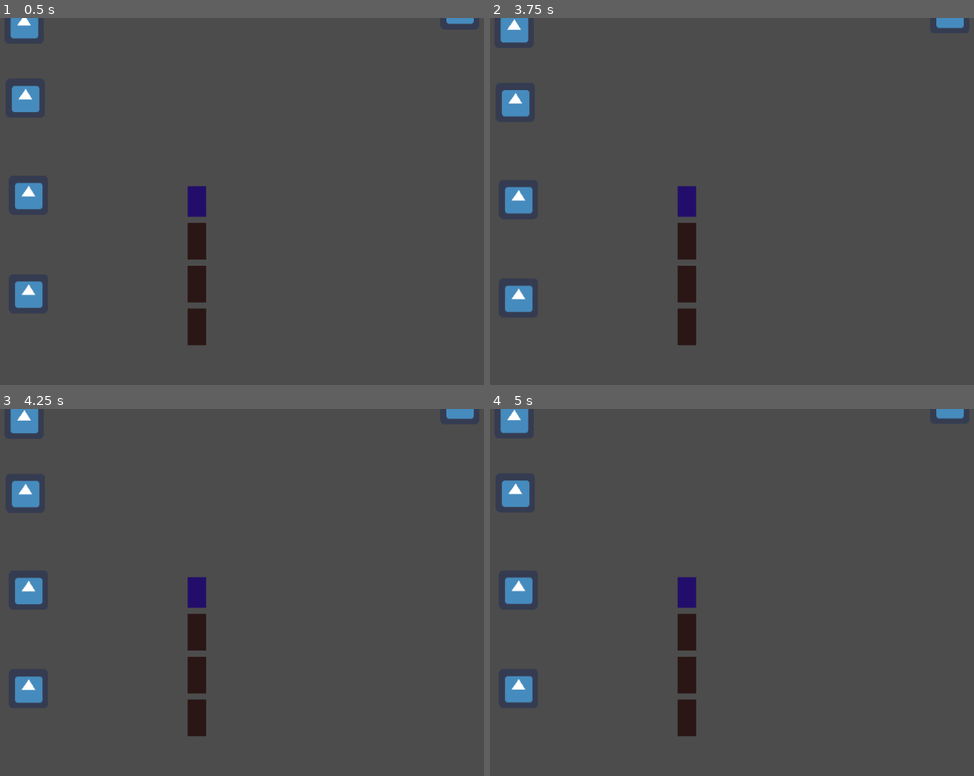
Above: before the commit, frames 1-4 (two rows, left to right).
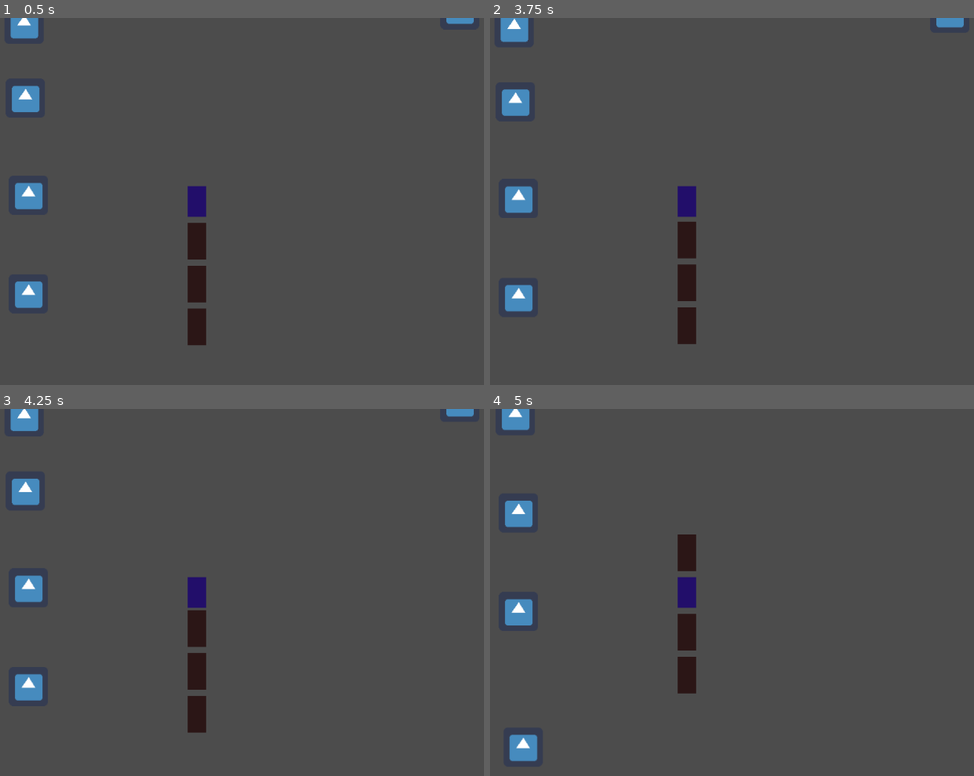
Above: after the commit, the same moments.

Repository: MunozChristian110/TrainGamePrototype
Game: Godot game, scene res://ConsistTestingGround.tscn
Same seed, same stepped clock (60 frames per second), same inputs: the game is played once before the commit and once after it. The project has no main scene, so this scene is started directly. The engine's default icon, where the game draws it, is replaced by a stand-in: a white triangle on a blue panel in a dark square.
Inputs (mouse positions are in pixels of both pictures, inside the frame that each line leads up to):
- Up to frame 1 (0.5 s): no input
- Up to frame 2 (3.75 s): tap Enter at 0.5 s; hold Up (ui_up) 0.53-1.28 s; click (688, 201) at 0.6 s; move the mouse to (688, 241) at 1.27 s; hold Down (ui_down) 1.28-2.03 s; click (688, 241) at 1.35 s; move the mouse to (688, 282) at 2.02 s; hold Up (ui_up) 2.03-3.53 s; click (688, 282) at 2.1 s; tap Space at 2.75 s; move the mouse to (688, 326) at 2.77 s; click (688, 326) at 2.85 s; move the mouse to (877, 256) at 3.52 s; hold Left (ui_left) from 3.53 s (still down); click (877, 256) at 3.6 s
- Up to frame 3 (4.25 s): keep holding Left (ui_left)
- Up to frame 4 (5 s): keep holding Left (ui_left); move the mouse to (499, 537) at 4.27 s; click (499, 537) at 4.35 s

Frame 1 is identical in both runs. In frame 2, 0.3% of the frame differs, in the area x 2-98%, y 0-90%; in frame 3, 0.8%; in frame 4, 3.3%, in the area x 2-98%, y 0-96%.

Commit message:
Added Consist Connecting Methods

Diff:
--- a/ConsistTestingGround.gd
+++ b/ConsistTestingGround.gd
@@ -4,6 +4,9 @@
 var loco_scene = preload("res://TrainCars/Locomotive.tscn")
 var cargo_scene = preload("res://TrainCars/Cargo.tscn")
 var car_scene = preload("res://TrainCars/Car.tscn")
+#var consists = []
+var consist_a = null
+var consist_b = null
 
 # Called when the node enters the scene tree for the first time.
 func _ready():
@@ -11,12 +14,36 @@
 	var my_loco = loco_scene.instance()
 	add_child(my_consist)
 	add_child(my_loco)
+	my_loco.connect("couple", self, 'couple_consists')
 	my_consist.add_car(my_loco)
 	for i in range(3):
 		var new_cargo = cargo_scene.instance()
+		new_cargo.connect("couple", self, 'couple_consists')
 		add_child(new_cargo)
 		my_consist.add_car(new_cargo)
+#	consists.append(my_consist)
 
+func couple_consists(train_car, consist_group):
+	print('combining', consist_group)
+	if consist_b == null:
+		consist_b = consist_group
+	else:
+		consist_a = consist_group
+		combine_consist()
+
+func combine_consist():
+	print(consist_a, ' attached to ', consist_b)
+	var current = consist_b.head
+	while current != null:
+		consist_a.add_car(current)
+		current = current.next_car
+	consist_b.head = null
+	consist_b.tail = null
+	consist_b = null
+	consist_a = null
+
+#func _process(delta):
+	#print(Engine.get_frames_per_second())
 
 # Called every frame. 'delta' is the elapsed time since the previous frame.
 #func _process(delta):
--- a/TrainCars/Car.gd
+++ b/TrainCars/Car.gd
@@ -1,6 +1,7 @@
 extends Area2D
 
 signal decouple
+signal couple
 export var length = 0
 var width = 30
 var clickable = false
@@ -20,6 +21,7 @@
 	_resize(length)
 	connect("mouse_entered", self, '_toggle_click')
 	connect("mouse_exited", self, '_toggle_click')
+	connect("area_entered", self, '_on_collision')
 
 # resizes the train car's polygon to use the specified car length
 # an optional scale_multiplier can be provided to increase the dimensions of the car proportionally
@@ -39,11 +41,16 @@
 
 func _process(delta):
 	if clickable and Input.is_action_just_pressed("left_click"):
-		emit_signal('decouple', consist_group)
+		emit_signal('decouple', self)
 		print("I've been clicked")
-	velocity += acceleration * delta
+	# velocity += acceleration * delta
 	position.y += velocity * delta
 
 func _toggle_click():
 	clickable = !clickable
 	print('Clickable: ', clickable)
+
+func _on_collision(object):
+	#print(object)
+	print(consist_group)
+	emit_signal('couple', self, consist_group)
--- a/TrainCars/Consist.gd
+++ b/TrainCars/Consist.gd
@@ -15,6 +15,8 @@
 
 # adds a car to the consist similar to adding a node to a linked list
 func add_car(train_car):
+	train_car.connect('decouple', self, 'decouple')
+	print('connected', train_car, ' to ', self)
 	if head == null:
 		head = train_car
 	else:
@@ -29,34 +31,67 @@
 	# might need to connect the decouple signal here
 
 # accelerate is called by locomotives
-func accelerate(force, delta):
-	body_acceleration = force/total_mass
-	print(body_acceleration)
-	var current_node = head
-	while current_node != null:
-		current_node.acceleration = body_acceleration
-		current_node = current_node.next_car
+func accelerate(engine_force, brake_force = 0):
+	body_acceleration = engine_force/total_mass
+	if body_velocity > 0:
+		body_acceleration -= brake_force/total_mass
+	else:
+		body_acceleration += brake_force/total_mass
+#	#print(body_acceleration)
+#	var current_node = head
+#	while current_node != null:
+#		current_node.acceleration = body_acceleration
+#		current_node = current_node.next_car
 
-func brake(force, delta):
-	if body_acceleration > 0:
+func brake(force):
+	if body_velocity > 0:
 		body_acceleration = -force/total_mass
 	else:
 		body_acceleration = force/total_mass
-	var current_node = head
-	while current_node != null:
-		current_node.acceleration = body_acceleration
-		current_node = current_node.next_car
+#	var current_node = head
+#	while current_node != null:
+#		current_node.acceleration = body_acceleration
+#		current_node = current_node.next_car
 
+# apply the consist body velocity to all the cars in it
 func _process(delta):
-	pass
-#	if get_children().size() == 0:
-#		queue_free()
-#	if Input.is_action_pressed('ui_left'):
-#		if velocity > 0:
-#			calculate_speed(-bf)
-#		else:
-#			calculate_speed(bf)
-#	#velocity += acceleration * delta
-#	for train_car in get_children():
-#		train_car.position.y += velocity * delta
-	#position.y += velocity * delta
+	if head == null:
+		queue_free()
+	else:
+		body_velocity += body_acceleration * delta
+		#print(body_velocity)
+		var current_car = head
+		while current_car != null:
+			current_car.velocity = body_velocity
+			current_car = current_car.next_car
+
+func decouple(target_car):
+	if target_car == head:
+		return
+	else:
+		var current_car = head
+		var new_mass = 0
+		while current_car != target_car:
+			new_mass += current_car.mass
+			current_car = current_car.next_car
+		# once target is found
+		var new_consist = consist_scene.new()
+		print(new_consist)
+
+		#new_consist.total_mass = total_mass - new_mass
+		new_consist.body_velocity = body_velocity
+		total_mass = new_mass
+		get_parent().add_child(new_consist)
+		#current_car = new_consist.head
+		while current_car != null:
+			current_car.disconnect('decouple', self, 'decouple')
+			new_consist.add_car(current_car)
+			current_car = current_car.next_car
+#			current_car.consist_group = new_consist
+#			current_car = current_car.next_car
+#			print('test')
+			#current_car.connect('decouple', new_consist, 'decouple')
+		tail = target_car.previous_car
+		# remove link between new consist head and the car before the target car
+		target_car.previous_car.next_car = null
+		target_car.previous_car = null
--- a/TrainCars/Locomotive.gd
+++ b/TrainCars/Locomotive.gd
@@ -1,6 +1,6 @@
 extends "res://TrainCars/Car.gd"
 var engine_power = 500
-var brake_power = 1500
+var brake_power = 1000
 var steam_pressure = 0
 var exerted_force = 0
 
@@ -22,9 +22,9 @@
 		steam_pressure = min(1, steam_pressure + 0.15 * delta)
 	#print(steam_pressure)
 	if Input.is_action_pressed("ui_left"):
-		consist_group.brake(brake_power, delta)
+		consist_group.accelerate(exerted_force, brake_power)
 	else:
-		consist_group.accelerate(exerted_force, delta)
+		consist_group.accelerate(exerted_force)
 
 ## Declare member variables here. Examples:
 ## var a = 2
